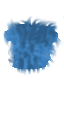
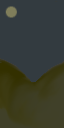
Two versions of the same layered image (64px x 128px). Layer-by-layer changes:
hid "body_reg_hairy_blue" over [0, 0, 64, 77]
added layer "background_desert_night" above "background_desert_day" over [0, 0, 64, 128]
